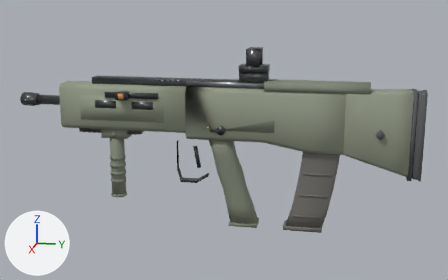
What one commit did to the glTF model aivilo/assets/guns/bullpup.glb.
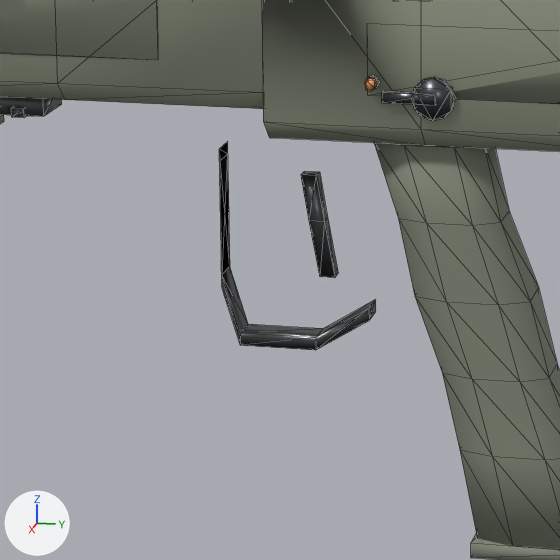
The first picture shows the older version from a camera (50 mm lens) standing at (1.078, 0.221, 0.302) and looking at (-0.001, 0.006, 0.032). The close-ups show the older and then the newer version on the part from 29% to 55% of the width and 39% to 81% of the height of that picture. Only the edits that show in the close-ups are written down. The axes (+X, +Y, +Z) are drawn at lower left. The lights are the same throughout. The close-ups show mesh edges as thin lines. Vertices at exactly the same position are counted once.

Objects in the first close-up: 'body'.
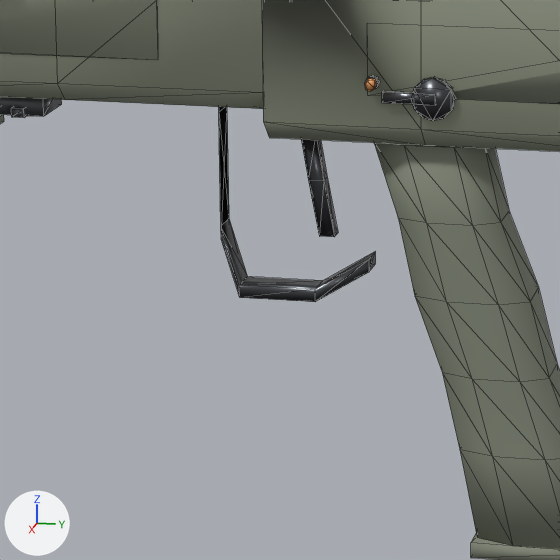
Diff of the bpy script that builds the scene:
```diff
--- a/aivilo/assets/guns/bullpup.glb.py
+++ b/aivilo/assets/guns/bullpup.glb.py
@@ me_receiver_mid @@
 # used by ob_body; location = (0.0, 0.0, 0.0)
-me_receiver_mid.from_pydata(...)  # 1410 vertices, 2401 faces; spans x -0.034..0.038, y -0.386..0.352, z -0.126..0.199
+me_receiver_mid.from_pydata(...)  # 1410 vertices, 2401 faces; spans x -0.034..0.038, y -0.386..0.35, z -0.126..0.199
+# me_receiver_mid part 1: the loose piece of 20 vertices spanning x -0.006..0.006, y -0.082..-0.024, z -0.051..0.027 is moved by (0.0, 0.0, 0.019)
+# me_receiver_mid part 2: the loose piece of 12 vertices spanning x -0.003..0.003, y -0.051..-0.038, z -0.022..0.018 is moved by (0.0, 0.0, 0.016)
+# other edits to the shape of me_receiver_mid do not show in these pictures
 me_receiver_mid.materials.append(mat_poly_olive)
```

Changed parts and their boxes (x1, y1, x2, y2) in the close-ups (560 x 560 px; the box of a moved part takes in the faces that stretch with it):
part 1 of me_receiver_mid, moved or reshaped
    before: (219, 141, 376, 350)
    after: (219, 107, 376, 302)
part 2 of me_receiver_mid, moved or reshaped
    before: (301, 171, 338, 278)
    after: (301, 139, 338, 237)
